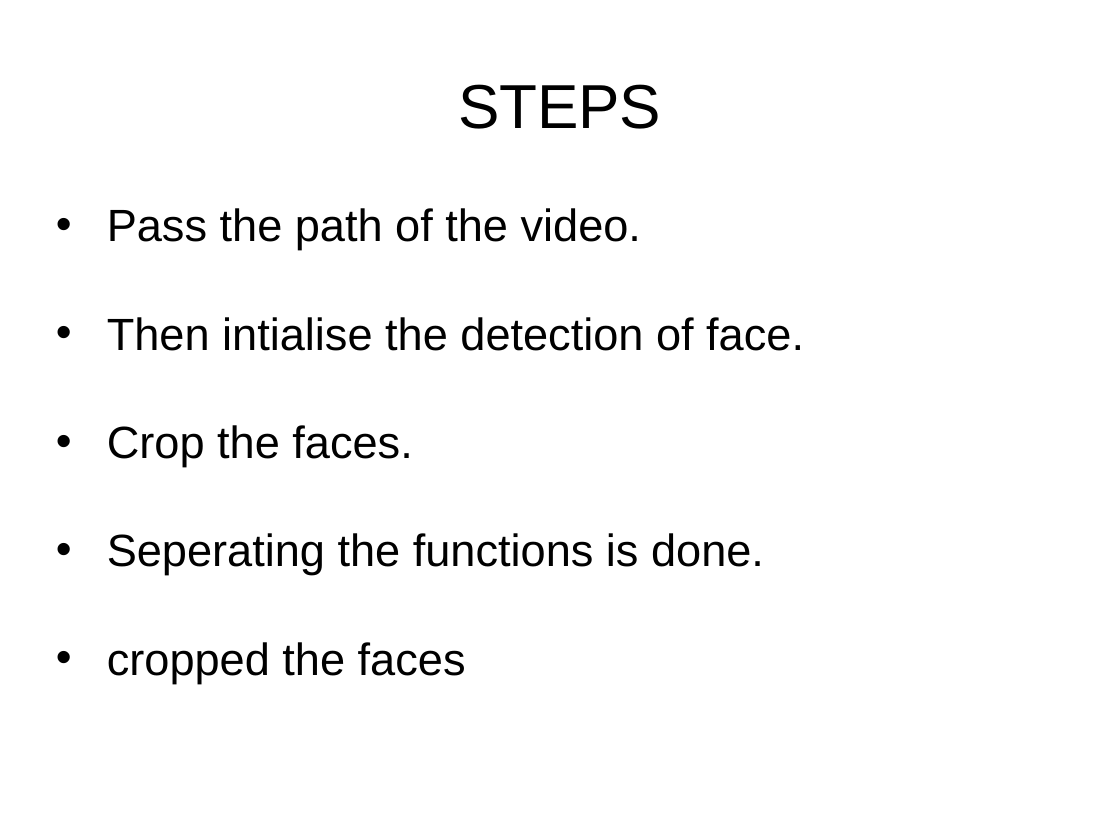
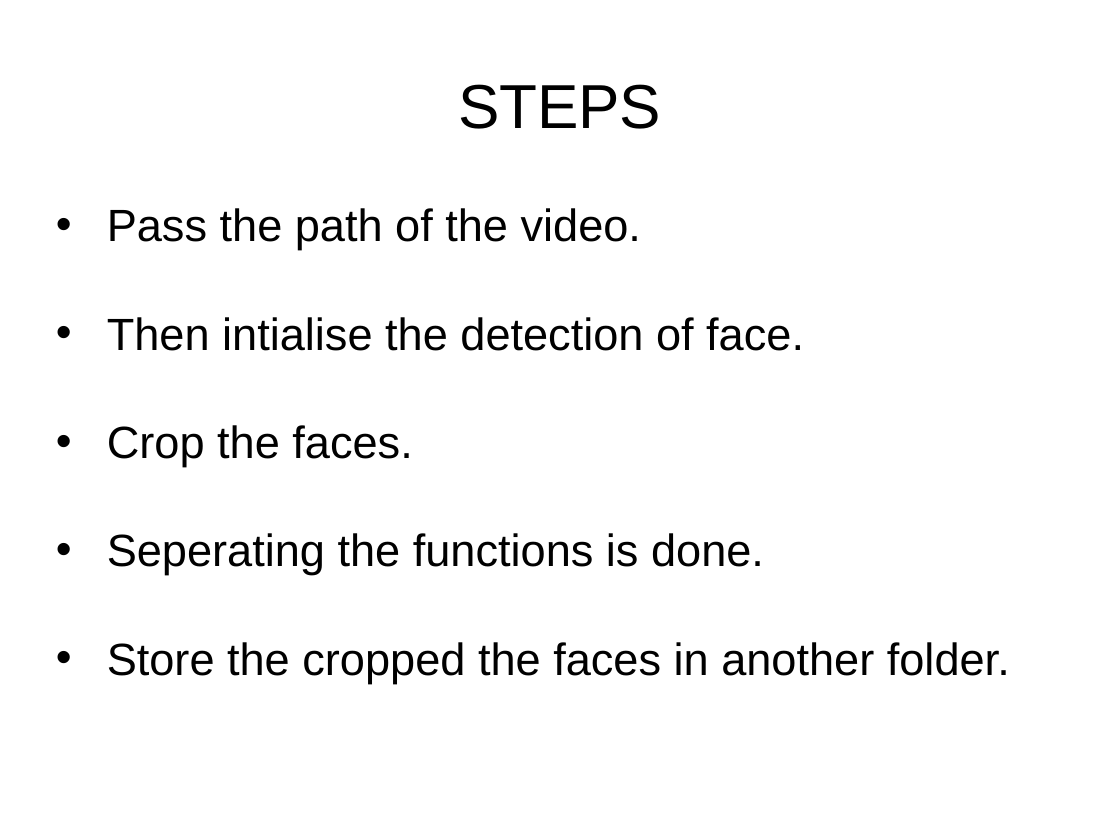
Before and after one commit to InternityFoundation/Code_Geas_3008, a slide deck: slide 4 of PPT.potx. Drawn at 1120x840 pixels with LibreOffice and Linux fonts; fonts in the diff are those of the drawing; background and template pictures are left out. Boxes give left, top, right and bottom in pixels: in the first picture for what was removed or moved away, otherwise in the second. Text is boxed around its words. In the diff, an @@ line names an element or a change of style, - is before the commit and + after.

Commit message:
finall

```diff
--- a/PPT.potx
+++ b/PPT.potx
@@ text at box(107, 642, 1010, 683): text changed @@
-• cropped the faces
+• Store the cropped the faces in another folder.
```
